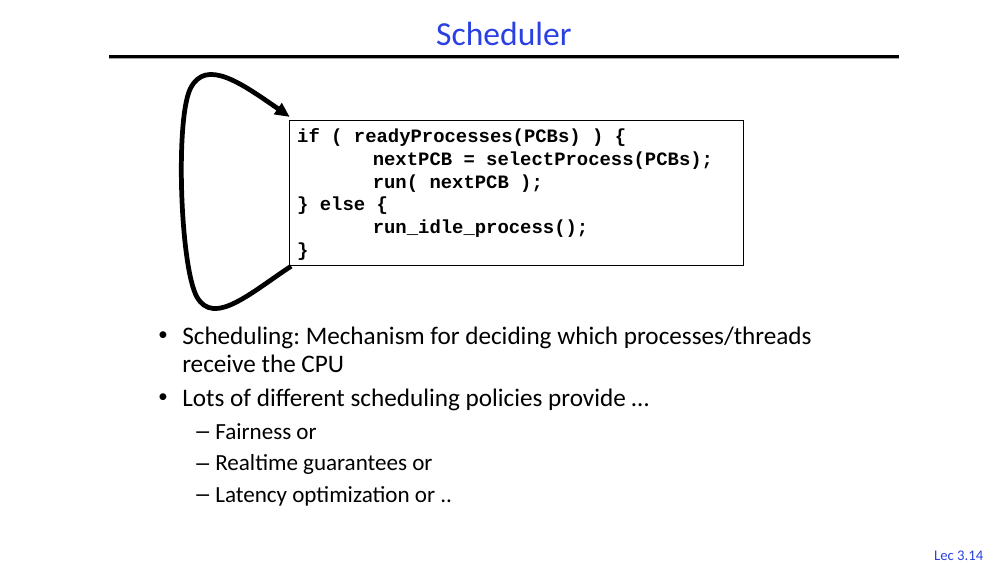
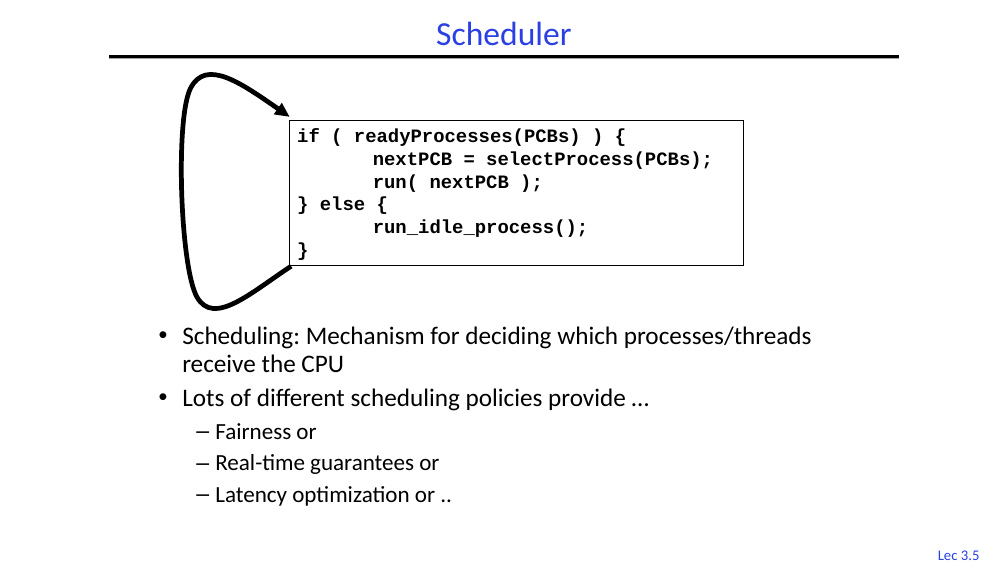
Before and after one commit to guhofstra/CSC256Fa25, a slide deck: slide 5 of PPTs/3.pptx (slide 14 before the commit). Drawn at 1008x567 pixels with LibreOffice and Linux fonts; fonts in the diff are those of the drawing. Boxes give left, top, right and bottom in pixels: in the first picture for what was removed or moved away, otherwise in the second. Text is boxed around its words. In the diff, an @@ line names an element or a change of style, - is before the commit and + after.

```diff
--- a/PPTs/3.pptx
+++ b/PPTs/3.pptx
@@ text at [215,454,439,474]: text changed @@
-  – Realtime guarantees or
+  – Real-time guarantees or
@@ page number at [938,550,980,560]: text changed @@
-Lec 3.14
+Lec 3.5
```
Also in this commit, not shown: 1 other slide changed, 17 slides removed, 11 other files.
